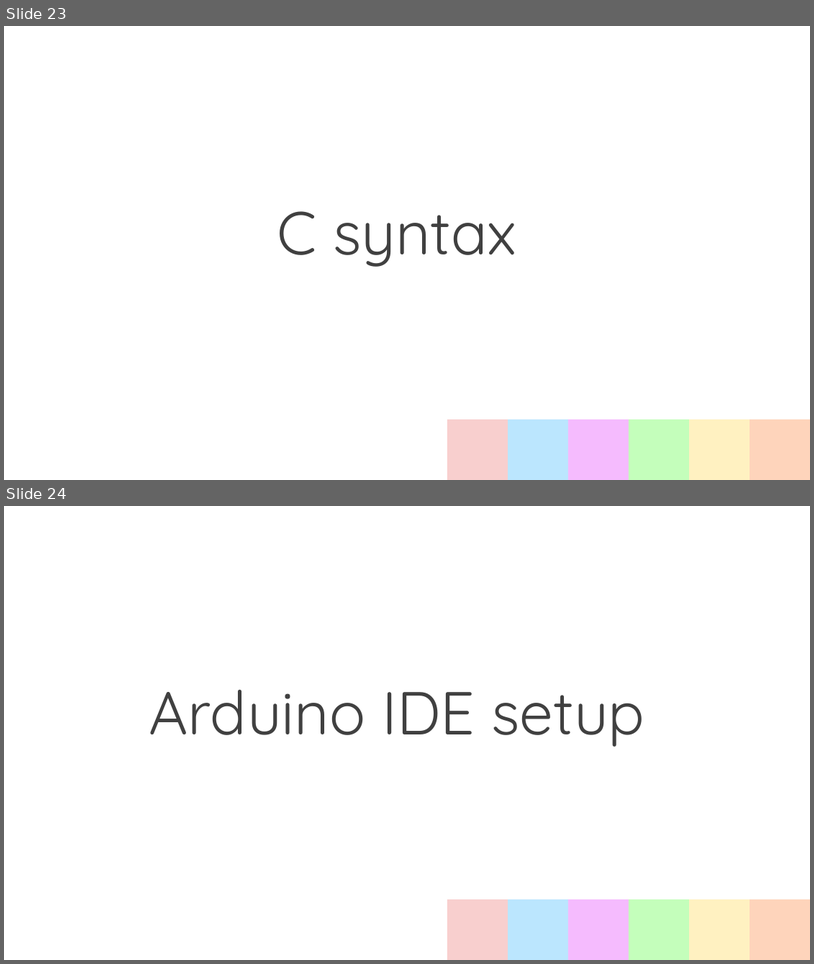
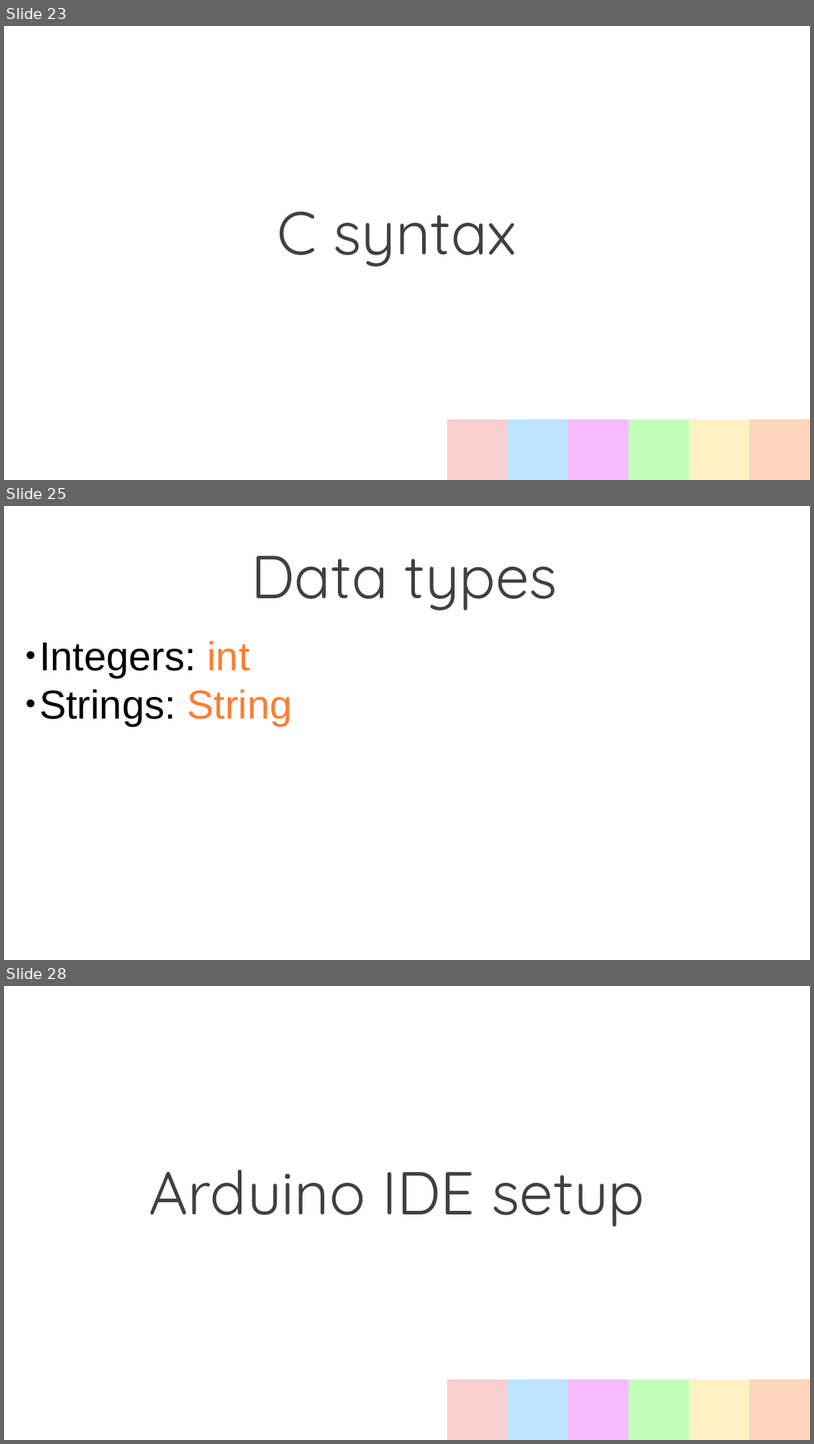
Before and after one commit to BMW-lab-MSU/game-controller-summer-camp, a slide deck: slides/programming-your-own-world-slides.odp. Shown one above the other, each under a label of ours: slides 23 and 24 before the commit, slides 23, 25 and 28 after it; the slides between them are not shown. The pictures are 814x964 and 814x1444 pixels, drawn with LibreOffice and Linux fonts; fonts in the diff are those of the drawing. Boxes give left, top, right and bottom in pixels: in the first picture for what was removed or moved away, otherwise in the second. Text is boxed around its words. In the diff, an @@ line names an element or a change of style, - is before the commit and + after.

```diff
--- a/slides/programming-your-own-world-slides.odp
+++ b/slides/programming-your-own-world-slides.odp
@@ slide 25 added at (4,506,810,960), background #FFFFFF @@
@@ title added at (252,556,558,610), 72 pt, text #404040 @@
+Data types
@@ text added at (39,641,293,726), 48 pt, text #000000 @@
+● Integers: int
+● Strings: String
@@ what was slide 24 is now slide 28 @@
```
Also in this commit, not shown: 1 slide changed, 5 other slides added.
